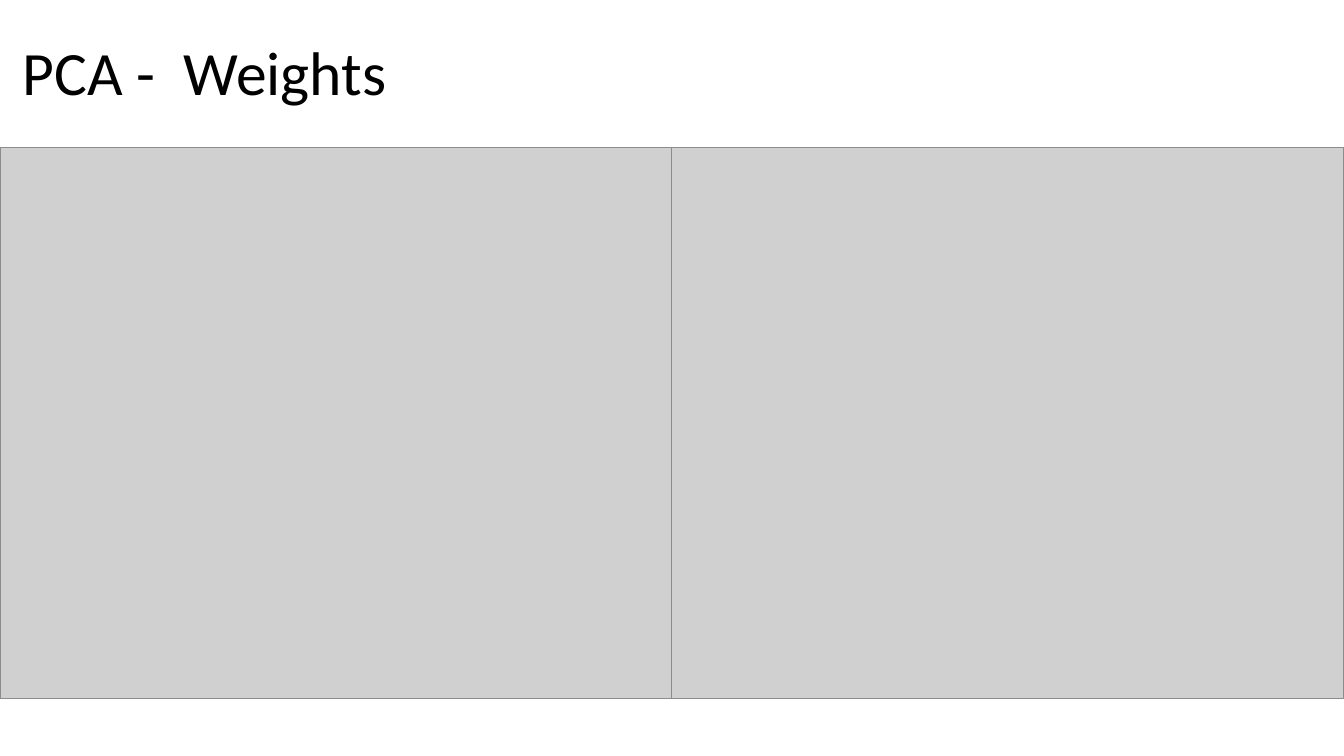
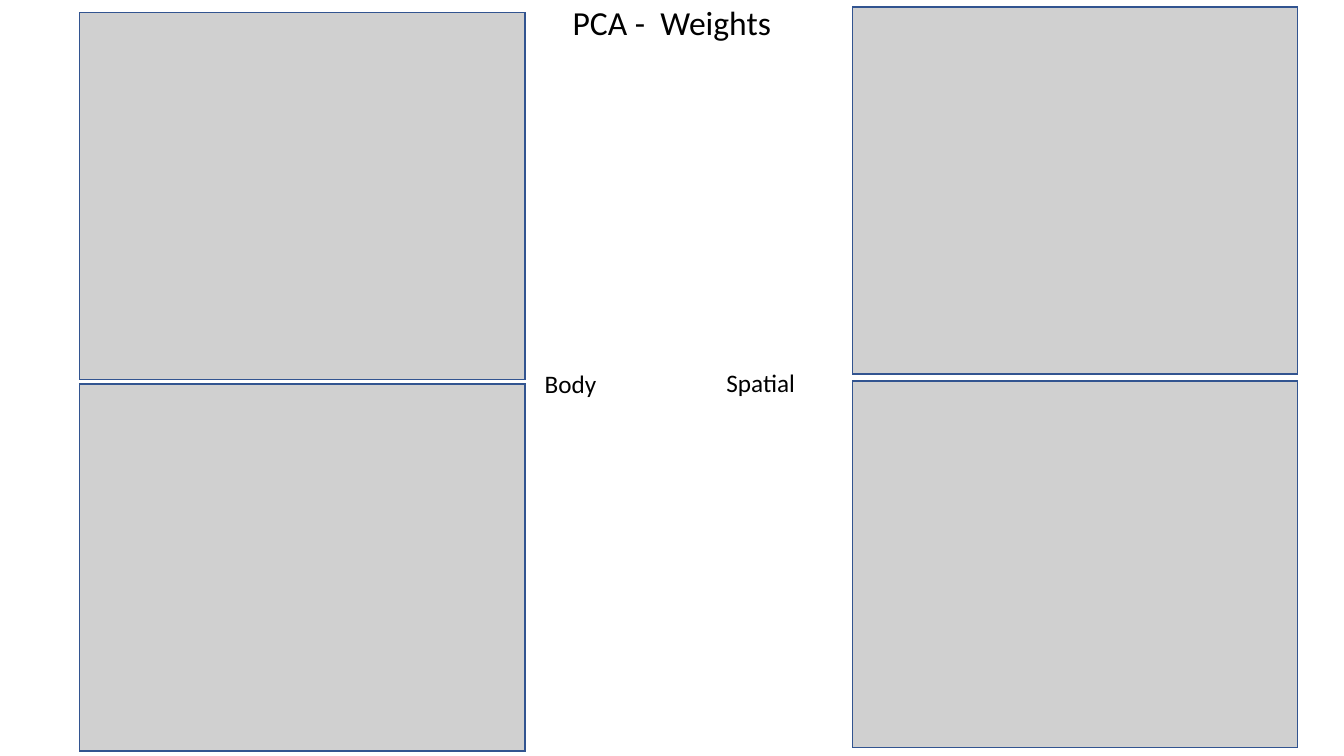
Before and after one commit to zhanibekrysbek/phhi_data_analysis, a slide deck: slide 5 of reports/clustering.pptx. Drawn at 1344x756 pixels with LibreOffice and Linux fonts; fonts in the diff are those of the drawing; grey boxes stand for pictures. Boxes give left, top, right and bottom in pixels: in the first picture for what was removed or moved away, otherwise in the second. Text is boxed around its words. In the diff, an @@ line names an element or a change of style, - is before the commit and + after.

```diff
--- a/reports/clustering.pptx
+++ b/reports/clustering.pptx
@@ picture added at <box>80,13,525,380</box> @@
@@ title "PCA - Weights": place and size @@
-title "PCA - Weights" at <box>23,52,386,106</box>
+title "PCA - Weights" at <box>573,11,771,41</box>
@@ title "PCA - Weights" at <box>573,11,771,41</box>: size 44 to 24 pt; alignment left to centre; vertical alignment middle to bottom @@
@@ picture added at <box>852,7,1298,374</box> @@
@@ picture removed at <box>0,147,673,699</box> @@
@@ picture removed at <box>673,147,1344,699</box> @@
@@ picture added at <box>80,384,525,751</box> @@
@@ text added at <box>545,375,597,397</box>, 18 pt, text #000000 @@
+Body
@@ text added at <box>726,374,794,396</box>, 18 pt, text #000000 @@
+Spatial
@@ picture added at <box>852,381,1298,748</box> @@
```
Also in this commit, not shown: 1 other slide changed, 2 slides added, 2 slides removed, 1 other file.
